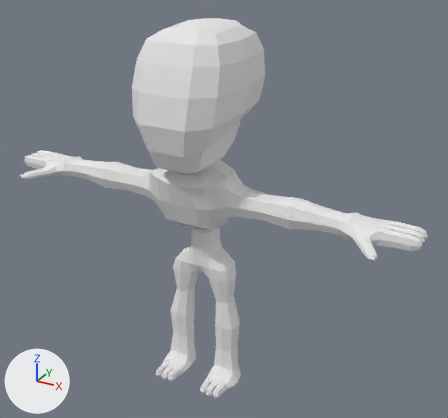
The Blender file Pers/esqueleto07.blend: old version first, new version second.
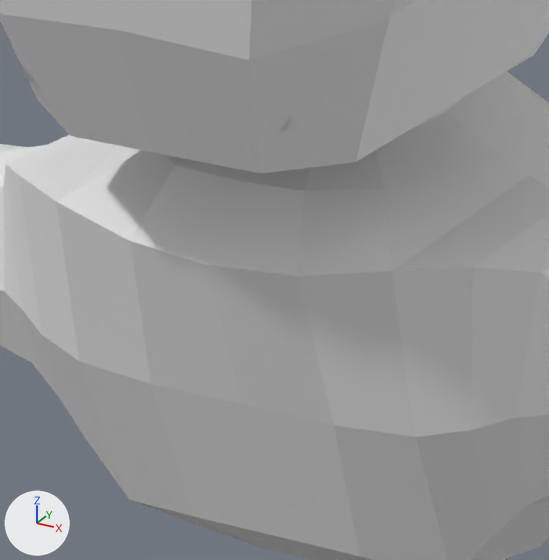
The first picture shows the older version from a camera (50 mm lens) standing at (0.738, -1.228, 1.12) and looking at (0.047, 0.03, 0.491). The close-ups show both versions on the part from 33% to 50% of the width and 36% to 54% of the height of that picture; other places that the commit changed are outside them. The lights are fixed; the arrows at lower left show +X, +Y and +Z.

Objects in the first close-up: 'esqueleto'.
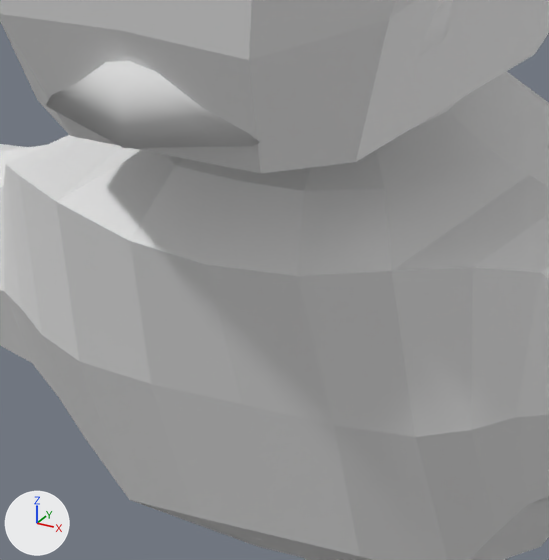
Where the change shows, as pixel boxes [x1, y1, x2, y2] in the close-ups (549 x 560 px):
'esqueleto.001', added
    after: [45, 0, 452, 148]

What the commit changed:
Mesh me_esqueleto_001_cylinder_001 is new.
It has 215 vertices, 201 faces and spans x 0.0..0.124, y -0.163..0.113, z 0.646..0.942.
It uses material mat_esqueleto (its picture is missing).
Object 'esqueleto.001' (ob_esqueleto_001) is new; it shows me_esqueleto_001_cylinder_001.
Its location is (0.0, 0.0, 0.0).
It gains a MIRROR modifier named 'Mirror'.
